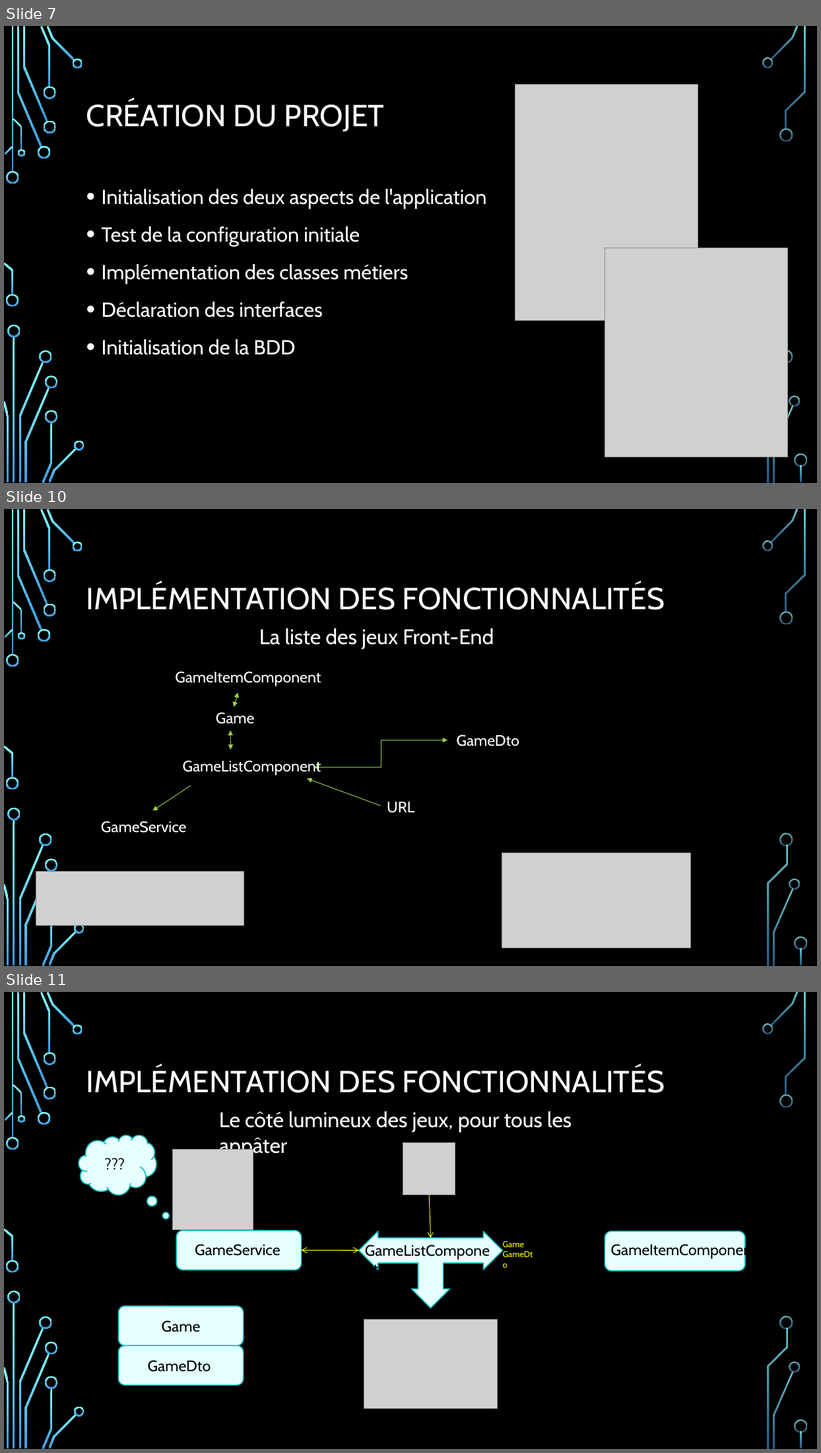
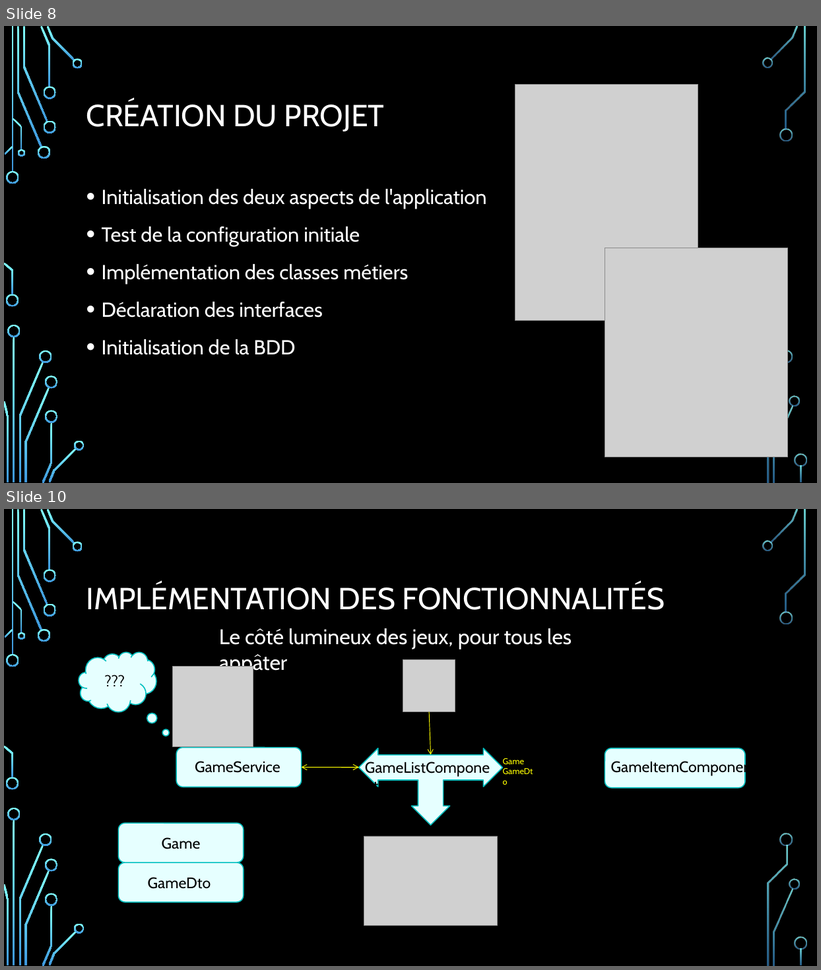
Before and after one commit to KierannCode/GameRef, a slide deck: présentation_orsys.pptx. Shown one above the other, each under a label of ours: slides 7, 10 and 11 before the commit, slides 8 and 10 after it; the slides between them are not shown. The pictures are 821x1453 and 821x970 pixels, drawn with LibreOffice and Linux fonts; fonts in the diff are those of the drawing; grey boxes stand for pictures; background and template pictures are left out. Boxes give left, top, right and bottom in pixels: in the first picture for what was removed or moved away, otherwise in the second. Text is boxed around its words. In the diff, an @@ line names an element or a change of style, - is before the commit and + after.

```diff
--- a/présentation_orsys.pptx
+++ b/présentation_orsys.pptx
@@ slide 10 removed at <box>4,509,817,966</box>, background picture (left out); not listed: 35 template elements that a slide beside it also shows @@
@@ title removed at <box>86,584,665,610</box> @@
-IMPLÉMENTATION DES FONCTIONNALITÉS
@@ text removed at <box>259,628,494,650</box> @@
-La liste des jeux Front-End
@@ text removed at <box>175,671,321,687</box> @@
-GameItemComponent
@@ double arrow removed from (238, 692) to (234, 707) @@
@@ text removed at <box>216,712,255,724</box> @@
-Game
@@ double arrow removed from (230, 730) to (231, 750) @@
@@ elbow double arrow removed from (314, 768) to (448, 740) @@
@@ text removed at <box>457,735,520,747</box> @@
-GameDto
@@ text removed at <box>183,760,321,776</box> @@
-GameListComponent
@@ arrow removed from (381, 806) to (307, 779) @@
@@ arrow removed from (191, 786) to (153, 811) @@
@@ text removed at <box>387,802,415,813</box> @@
-URL
@@ text removed at <box>101,821,186,833</box> @@
-GameService
@@ picture removed at <box>502,853,691,948</box> @@
@@ picture removed at <box>36,872,244,925</box> @@
@@ what was slide 7 is now slide 8 @@
@@ what was slide 11 is now slide 10 @@
```
Also in this commit, not shown: 7 slides changed.
